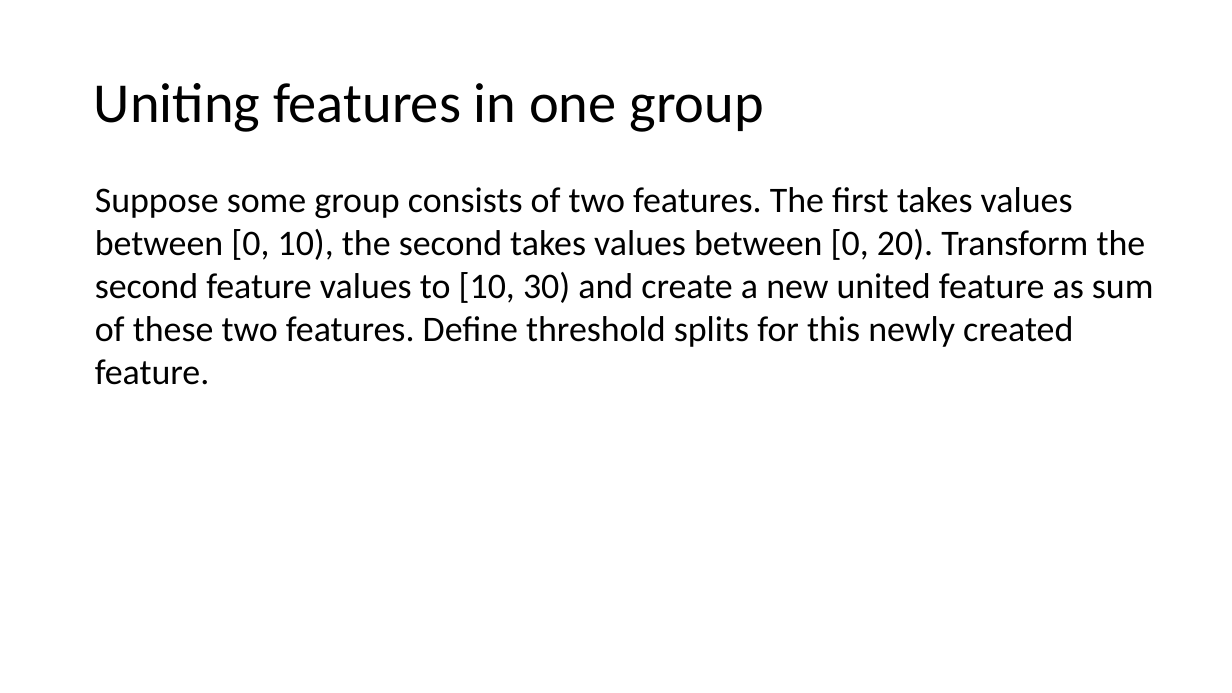
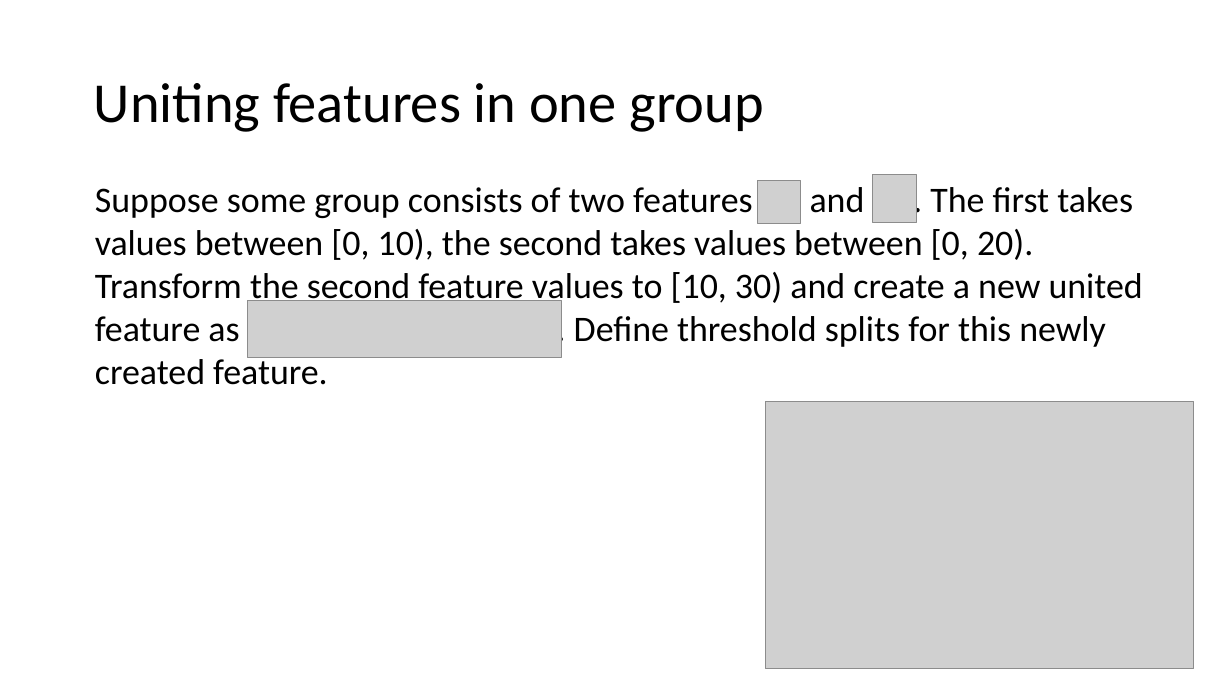
Before and after one commit to dkropotov/cub_ml_spring25, a slide deck: slide 24 of Materials/10-gb-impl-stacking.pptx. Drawn at 1232x693 pixels with LibreOffice and Linux fonts; fonts in the diff are those of the drawing; grey boxes stand for pictures. Boxes give left, top, right and bottom in pixels: in the first picture for what was removed or moved away, otherwise in the second. Text is boxed around its words. In the diff, an @@ line names an element or a change of style, - is before the commit and + after.

```diff
--- a/Materials/10-gb-impl-stacking.pptx
+++ b/Materials/10-gb-impl-stacking.pptx
@@ picture added at bbox=[873, 175, 917, 223] @@
@@ text at bbox=[95, 187, 1143, 385]: text changed @@
-Suppose some group consists of two features. The first takes values between [0, 10), the second takes values between [0, 20). Transform the second feature values to [10, 30) and create a new united feature as sum of these two features. Define threshold splits for this newly created feature.
+Suppose some group consists of two features and . The first takes values between [0, 10), the second takes values between [0, 20). Transform the second feature values to [10, 30) and create a new united feature as . Define threshold splits for this newly created feature.
@@ picture added at bbox=[758, 180, 801, 224] @@
@@ picture added at bbox=[248, 300, 561, 358] @@
@@ picture added at bbox=[765, 401, 1194, 669] @@
```
